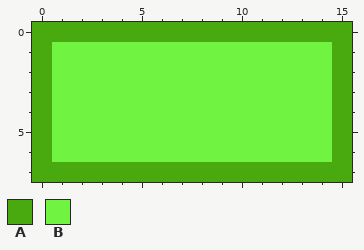
One commit to this pixel-art file: Assets/Sprites/g_brick.ase. That is the earlier state.
16x8 pixels, 1 frame.
Palette (. is transparent): A #49aa10  B #71f341
Pixels before, first column x 0:
0 AAAAAAAAAAAAAAAA
1 ABBBBBBBBBBBBBBA
2 ABBBBBBBBBBBBBBA
3 ABBBBBBBBBBBBBBA
4 ABBBBBBBBBBBBBBA
5 ABBBBBBBBBBBBBBA
6 ABBBBBBBBBBBBBBA
7 AAAAAAAAAAAAAAAA
The same view after the edit:
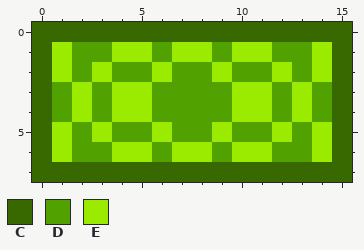
Colours new in this view: C #386900  D #51a200  E #9aeb00
Diff:
Changed rows in their new state; - is an unchanged pixel.
first column x 0:
0 CCCCCCCCCCCCCCCC
1 CEDDEEDEEDEEDDEC
2 CEDEDDEDDEDDEDEC
3 CDEDEEDDDDEEDEDC
4 CDEDEEDDDDEEDEDC
5 CEDEDDEDDEDDEDEC
6 CEDDEEDEEDEEDDEC
7 CCCCCCCCCCCCCCCC
Pixel boxes of the changes (left, top, right, bottom) in both pictures:
changed: (32, 22, 352, 182)
